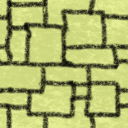
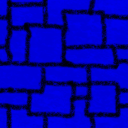
The second 128px x 128px image is a revision of the first. Changes to its layers:
pixels changed over [0, 0, 128, 128] (layer not identified)
